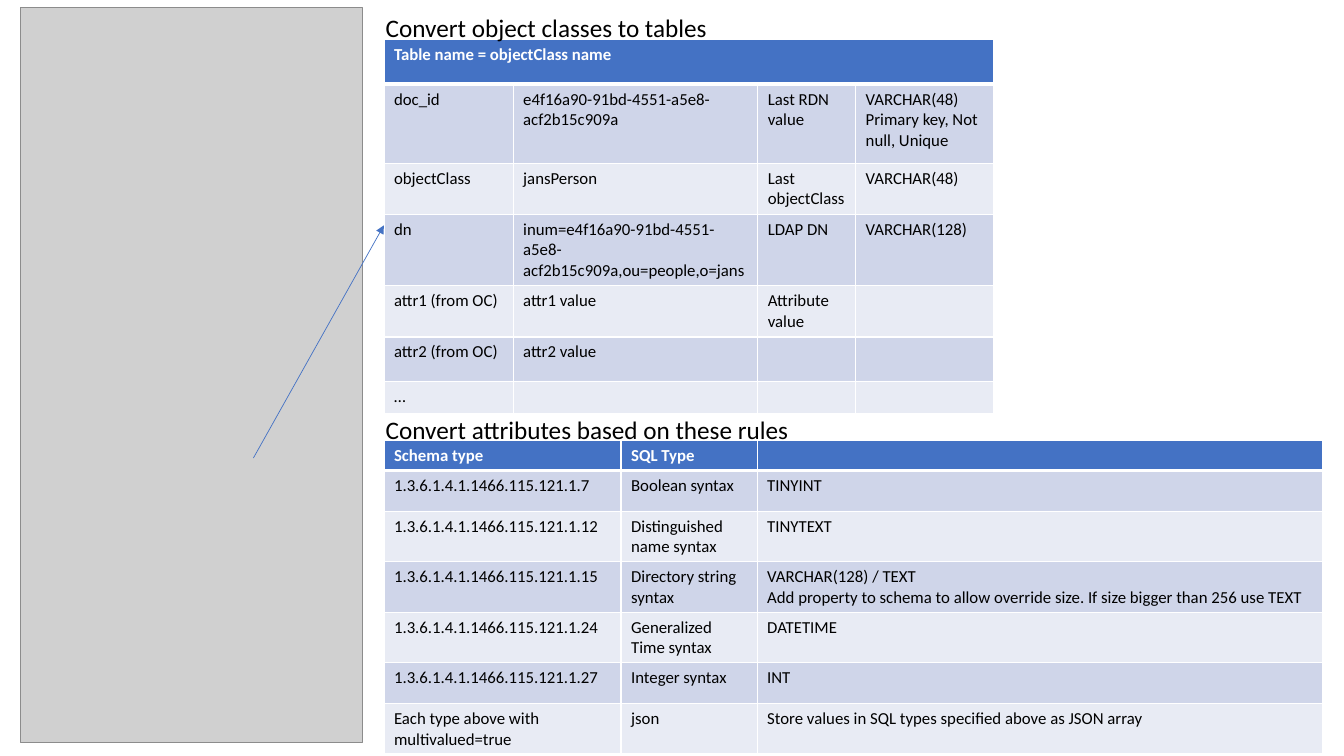
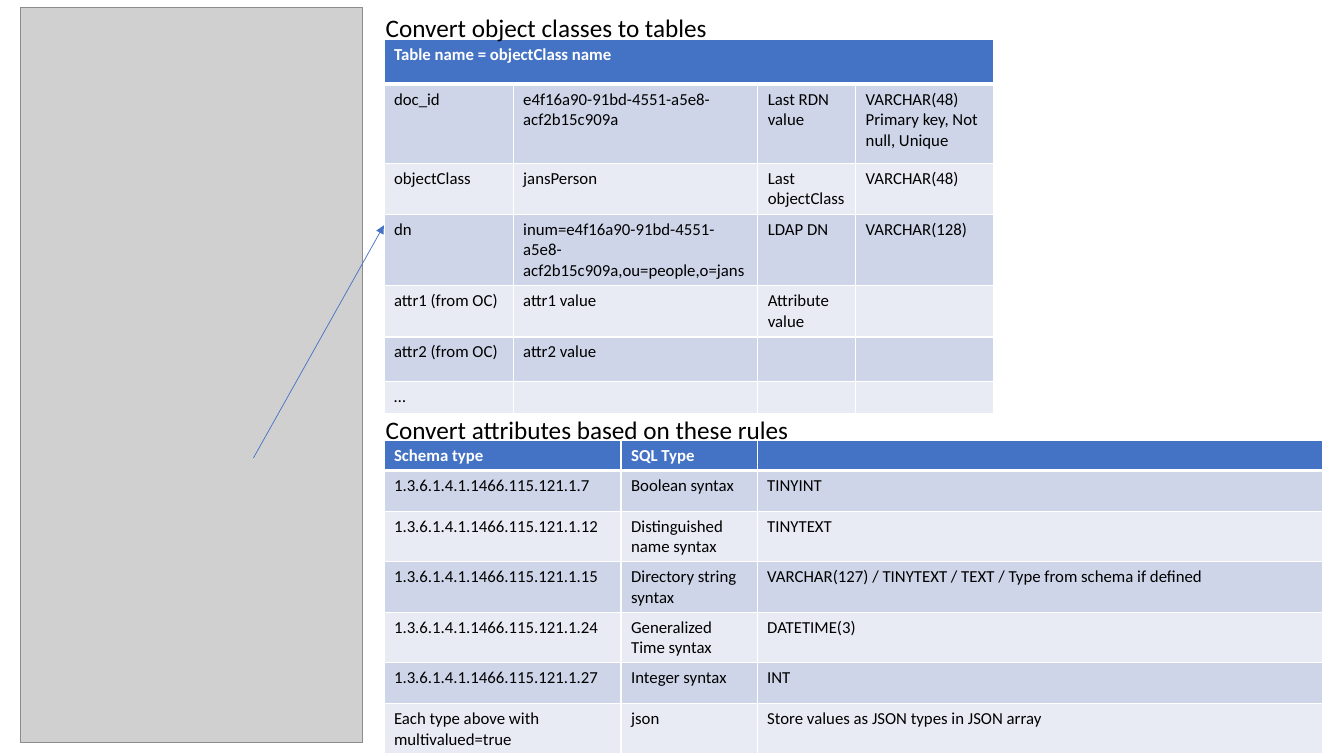
Before and after one commit to duttarnab/jans-orm, a slide deck: slide 1 of sql/docs/Schema to SQL mapping.pptx. Drawn at 1344x756 pixels with LibreOffice and Linux fonts; fonts in the diff are those of the drawing; grey boxes stand for pictures. Boxes give left, top, right and bottom in pixels: in the first picture for what was removed or moved away, otherwise in the second. Text is boxed around its words. In the diff, an @@ line names an element or a change of style, - is before the commit and + after.

```diff
--- a/sql/docs/Schema to SQL mapping.pptx
+++ b/sql/docs/Schema to SQL mapping.pptx
@@ table at [384, 441, 1323, 754] @@
-row 4, column 3: VARCHAR(128) / TEXT / Add property to schema to allow override size. If size bigger than 256 use TEXT
+row 4, column 3: VARCHAR(127) / TINYTEXT / TEXT / Type from schema if defined
-row 5, column 3: DATETIME
+row 5, column 3: DATETIME(3)
-row 7, column 3: Store values in SQL types specified above as JSON array
+row 7, column 3: Store values as JSON types in JSON array
```
Also in this commit, not shown: 4 slides added, 1 other file.
